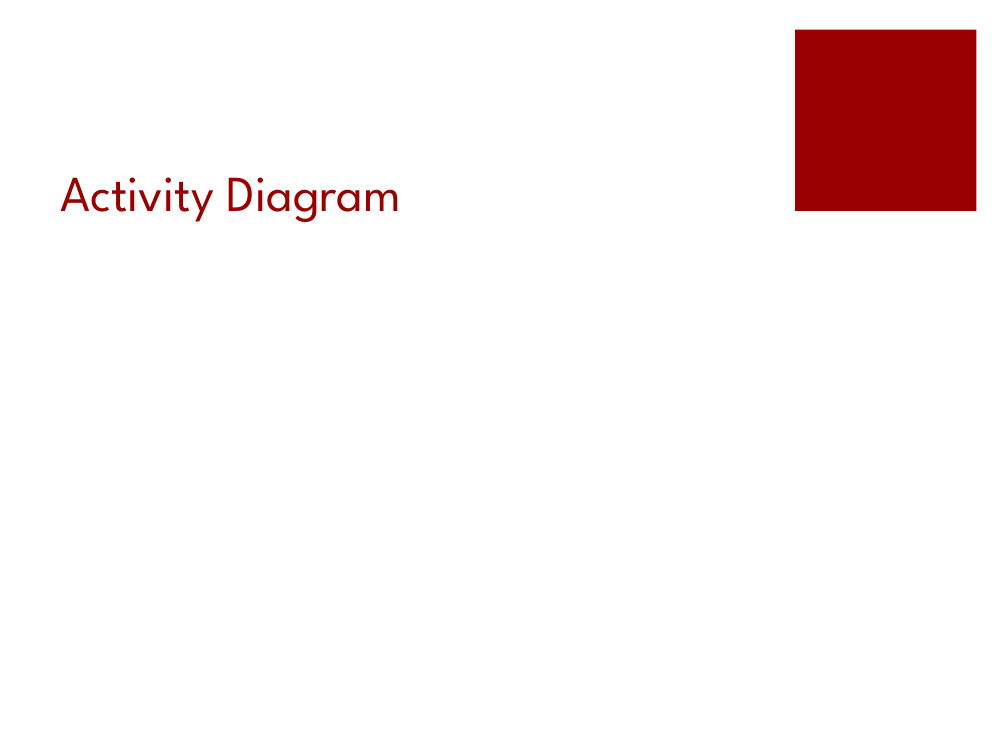
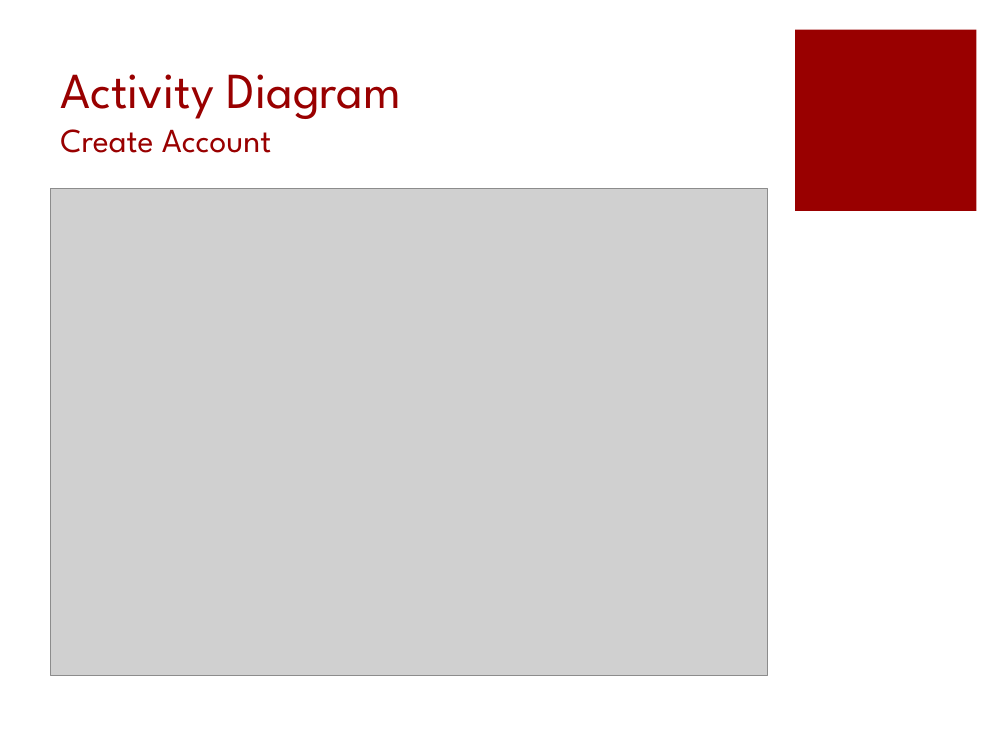
Before and after one commit to amdonham/DropGrade, a slide deck: slide 7 of Documents/SeniorDesignRequirementsP1.pptx. Drawn at 1008x756 pixels with LibreOffice and Linux fonts; fonts in the diff are those of the drawing; grey boxes stand for pictures. Boxes give left, top, right and bottom in pixels: in the first picture for what was removed or moved away, otherwise in the second. Text is boxed around its words. In the diff, an @@ line names an element or a change of style, - is before the commit and + after.

```diff
--- a/Documents/SeniorDesignRequirementsP1.pptx
+++ b/Documents/SeniorDesignRequirementsP1.pptx
@@ title at <box>60,74,401,153</box>: text changed @@
-Activity Diagram
+Activity Diagram
+Create Account
@@ picture added at <box>50,188,768,675</box> @@
```
Also in this commit, not shown: 5 other slides changed, 4 slides added, 1 slide removed.
